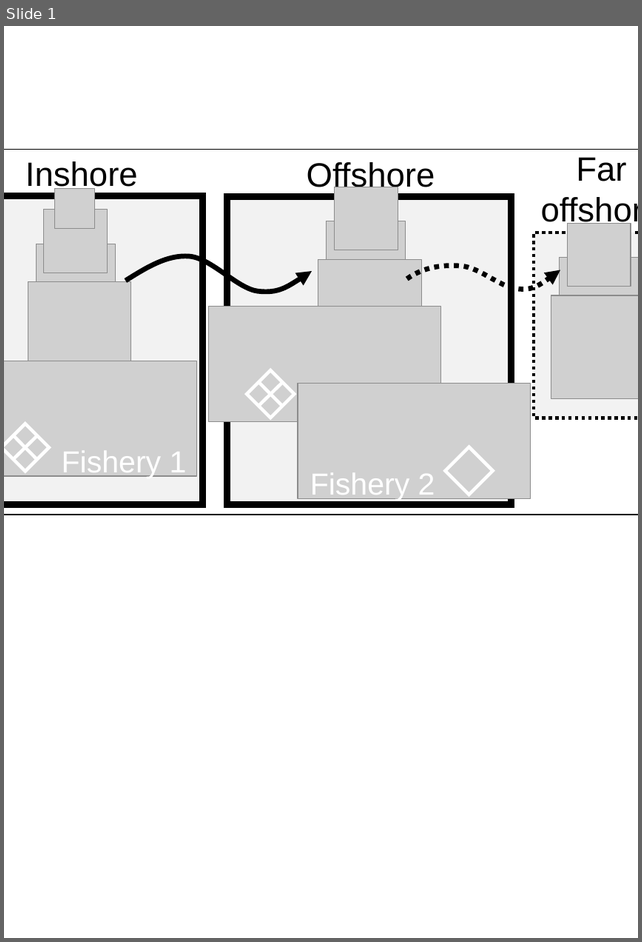
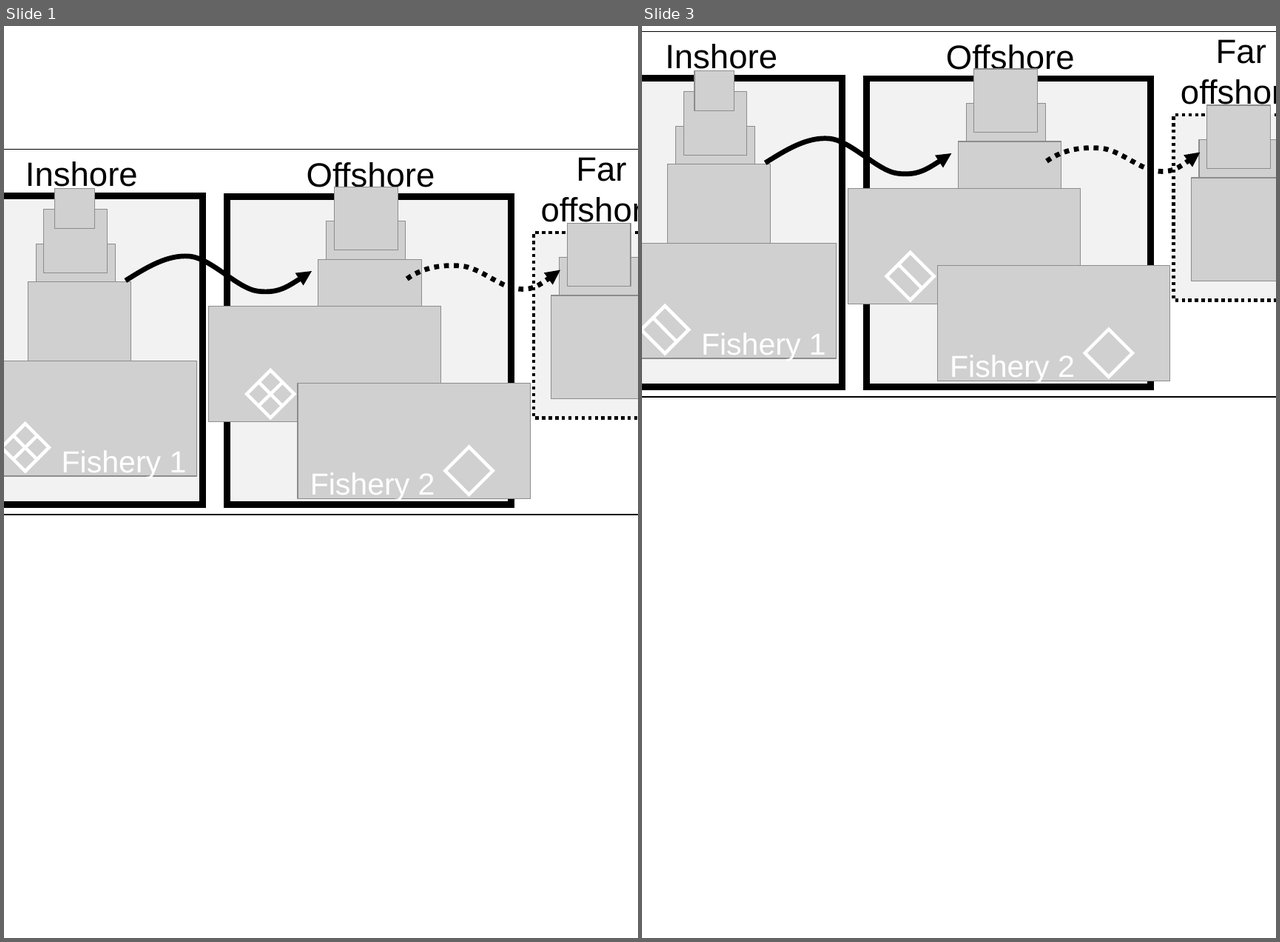
Before and after one commit to mfisher5/qualitative-MSEs, a slide deck: doc/Fig1.pptx. Shown side by side, each under a label of ours: slide 1 before the commit, slides 1 and 3 after it; the slides between them are not shown. The pictures are 642x942 and 1280x942 pixels, drawn with LibreOffice and Linux fonts; fonts in the diff are those of the drawing; grey boxes stand for pictures. Boxes give left, top, right and bottom in pixels: in the first picture for what was removed or moved away, otherwise in the second. Text is boxed around its words. In the diff, an @@ line names an element or a change of style, - is before the commit and + after.

```diff
--- a/doc/Fig1.pptx
+++ b/doc/Fig1.pptx
@@ slide 3 added at box(642, 26, 1276, 938), background #FFFFFF @@
@@ rectangle added at box(642, 31, 1276, 396), fill #FFFFFF, outline #000000 1 pt @@
@@ text added at box(665, 44, 777, 75), 30.7 pt, text #000000 @@
+Inshore
@@ text added at box(946, 44, 1075, 76), 30.7 pt, text #000000 @@
+Offshore
@@ text added at box(1216, 39, 1267, 64), 30.7 pt, text #000000 @@
+Far offshore
@@ picture added at box(974, 69, 1038, 133) @@
@@ rectangle added at box(642, 79, 843, 386), fill #F2F2F2, outline #000000 6 pt @@
@@ picture added at box(683, 92, 746, 156) @@
@@ picture added at box(695, 71, 734, 111) @@
@@ rectangle added at box(866, 79, 1151, 386), fill #F2F2F2, outline #000000 6 pt @@
@@ picture added at box(966, 104, 1045, 183) @@
@@ picture added at box(1207, 105, 1271, 169) @@
@@ picture added at box(675, 126, 754, 205) @@
@@ rectangle added at box(1174, 115, 1276, 301), fill #F2F2F2, outline #000000 3 pt dashed @@
@@ freeform shape added at box(766, 138, 952, 174), outline #000000 4.5 pt @@
@@ picture added at box(958, 141, 1062, 245) @@
@@ freeform shape added at box(1047, 148, 1201, 171), outline #000000 4.5 pt dashed @@
@@ picture added at box(1199, 139, 1276, 218) @@
@@ picture added at box(667, 164, 771, 267) @@
@@ picture added at box(1191, 178, 1276, 281) @@
@@ picture added at box(848, 189, 1080, 304) @@
@@ diamond added at box(887, 252, 934, 301), outline #FFFFFF 3 pt @@
@@ line added from (899, 264) to (922, 289), #FFFFFF 3 pt @@
@@ picture added at box(938, 266, 1170, 381) @@
@@ group added at box(642, 244, 836, 360): 1 picture, 1 text, 1 diamond, 1 line @@
+Fishery 1
@@ diamond added at box(1085, 329, 1133, 376), outline #FFFFFF 3 pt @@
@@ text added at box(950, 355, 1075, 383), 27.6 pt, text #FFFFFF @@
+Fishery 2
```
Also in this commit, not shown: 1 other slide added, 14 other files.
